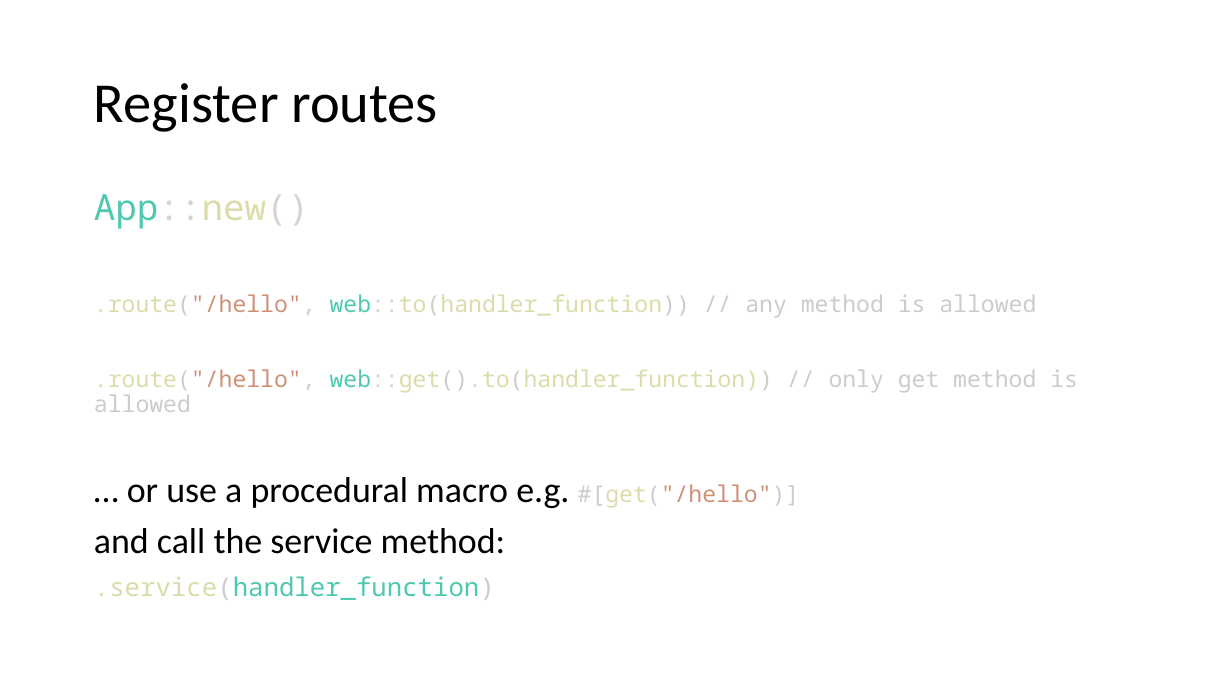
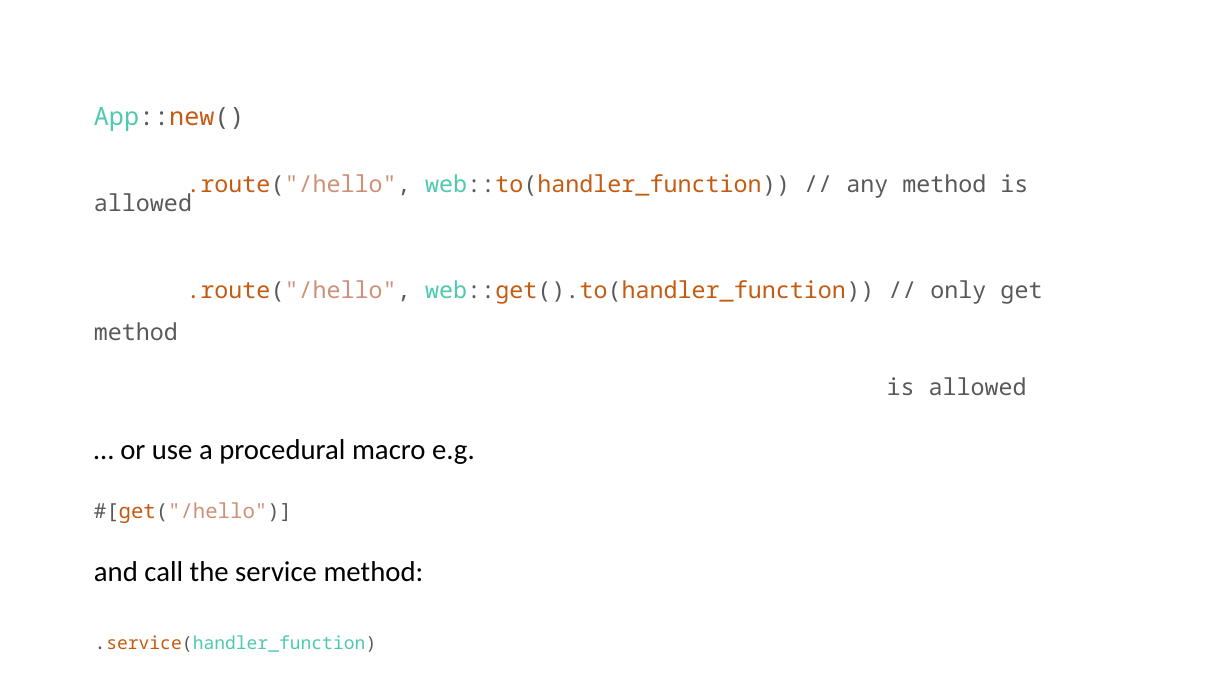
Before and after one commit to floscodes/actix_talk, a slide deck: slide 5 of Pres.pptx. Drawn at 1232x693 pixels with LibreOffice and Linux fonts; fonts in the diff are those of the drawing. Boxes give left, top, right and bottom in pixels: in the first picture for what was removed or moved away, otherwise in the second. Text is boxed around its words. In the diff, an @@ line names an element or a change of style, - is before the commit and + after.

```diff
--- a/Pres.pptx
+++ b/Pres.pptx
@@ title removed at <box>94,83,438,132</box> @@
-Register routes
@@ text "App::new()": place and size @@
-text "App::new()" at <box>94,194,1078,600</box>
+text "App::new()" at <box>94,107,1042,652</box>
@@ text at <box>94,107,1028,652</box>: size 28 to 19.6 pt in "App::new()"; text colour #D4D4D4 to #595959 in "App::new()", "web::to(handler_function))"; text colour #DCDCAA to #C55A11 in "App::new()", ".route("/hello", web::to(handler_function))", ".service(handler_function)"; size 18 to 18.2 pt in ".route("/hello", web::to(handler_function)) // any method is ..."; text colour #CCCCCC to #595959 in ".route("/hello", web::to(handler_function)) // any method is ...", ".service(handler_function)"; size 28 to 22.4 pt in "and call the service method:"; size 20 to 16.1 pt, size 20 to 14 pt, text colour #DCDCAA to #595959 in ".service(handler_function)"; line spacing 0.9 to 0.7 @@
@@ text at <box>94,280,1042,523</box>: text changed; size 18 to 18.2 pt; text colour #CCCCCC to #595959 @@
-.route("/hello", web::get().to(handler_function)) // only get method is allowed
-… or use a procedural macro e.g. #[get("/hello")]
+.route("/hello", web::get().to(handler_function)) // only get method
+is allowed
+… or use a procedural macro e.g.
+#[get("/hello")]
```
Also in this commit, not shown: 10 other slides changed, 1 other file.
